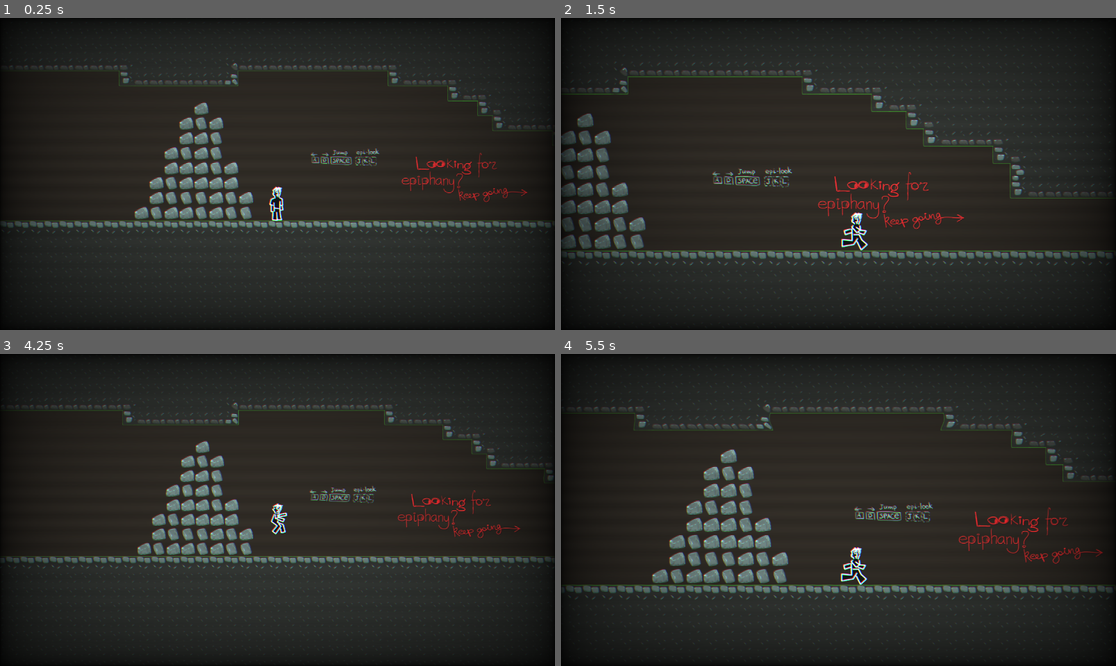
Above: before the commit, frames 1-4 (two rows, left to right).
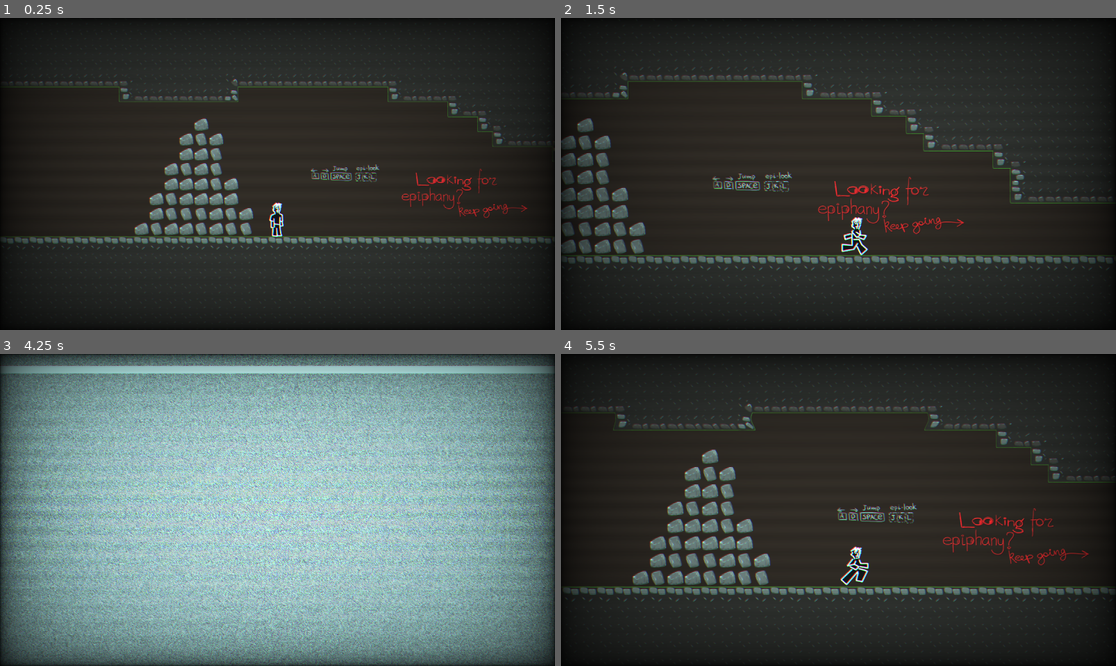
Above: after the commit, the same moments.

Repository: agasyants/GameJam1--skidbladnir-
Game: Godot game, scene res://Levels/main_level/main.tscn
Two runs of this game, one before a commit and one after it. Both use one fixed random seed, a clock stepped at 60 frames per second and the inputs below. Sound files missing from this copy of the repository are replaced by a short silence.
Inputs:
- Up to frame 1 (0.25 s): no input
- Up to frame 2 (1.5 s): hold K (switch_echo) 0.53-1.28 s; hold Right (ui_right) from 0.53 s (still down); tap Space (jump) at 0.77 s; tap J (switch_normal) at 1.35 s
- Up to frame 3 (4.25 s): tap Space (jump) at 1.52, 3.02, 3.77 s; release Right (ui_right) at 2.03 s; hold Left (ui_left) 2.03-2.78 s; hold , (switch_truth) 2.03-2.78 s; hold Right (ui_right) from 2.78 s (still down); tap L (switch_visceral) at 2.85 s; hold K (switch_echo) from 3.53 s (still down); tap R (restart) at 4.15 s
- Up to frame 4 (5.5 s): release Right (ui_right) at 4.28 s; release K (switch_echo) at 4.28 s; hold Left (ui_left) 4.28-5.03 s; tap J (switch_normal) at 4.35 s; tap Space (jump) at 4.52 s; hold Right (ui_right) from 5.03 s (still down); hold , (switch_truth) from 5.03 s (still down)

The runs differ from the first frame. In frame 1, 11% of the frame differs, in the area x 0-100%, y 6-93%; in frame 2, 11%; in frame 3, 100%, in the area x 0-100%, y 0-100%; in frame 4, 9.6%.

Commit message:
Post Jam Update 6

Diff:
--- a/Levels/main_level/main_echo.tscn
+++ b/Levels/main_level/main_echo.tscn
@@ -112,9 +112,9 @@
 checkpoint_id = "e3"
 
 [node name="CameraPlate" parent="." instance=ExtResource("4_2ihqu")]
-position = Vector2(-1069, -1474)
+position = Vector2(-1308.0001, -1480)
 rotation = 3.14159
-scale = Vector2(1.31461, -1.6174)
+scale = Vector2(5.6746087, -1.6174)
 offset = Vector2(0, 0)
 use_limit_top = true
 use_limit_bottom = true
@@ -122,12 +122,12 @@
 limit_bottom = -1400.0
 
 [node name="CameraPlate2" parent="." instance=ExtResource("4_2ihqu")]
-position = Vector2(-1917, -1219)
-scale = Vector2(5.65117, 4.33431)
+position = Vector2(-1871.9999, -1319)
+scale = Vector2(4.7779956, 7.1406603)
 use_limit_top = true
 use_limit_bottom = true
-limit_top = -1450.0
-limit_bottom = -1450.0
+limit_top = -1200.0
+limit_bottom = -1200.0
 
 [node name="eye2" parent="." instance=ExtResource("5_487aq")]
 position = Vector2(-1952, -1051)
--- a/Plates/CameraPlate.gd
+++ b/Plates/CameraPlate.gd
@@ -1,10 +1,5 @@
 extends Area2D
 class_name CameraZone
-
-func _ready():
-	add_to_group("CameraZone")
-	body_entered.connect(_on_body_entered)
-	call_deferred("_check_initial_overlap")
 
 @export var offset := Vector2(0, -140)
 @export var zoom := Vector2(1, 1)
@@ -19,6 +14,13 @@
 @export var limit_top := 0.0
 @export var limit_bottom := 0.0
 @export var limit_transition_duration := 1.2
+
+var active_tweens: Array[Tween] = []
+
+func _ready():
+	add_to_group("CameraZone")
+	body_entered.connect(_on_body_entered)
+	call_deferred("_check_initial_overlap")
 
 func _check_initial_overlap():
 	var overlapping_bodies = get_overlapping_bodies()
@@ -36,65 +38,42 @@
 	if not is_instance_valid(lens):
 		return
 
+	_kill_active_tweens()
+
 	# Offset tween
 	var tween1 = create_tween()
+	active_tweens.append(tween1)
 	tween1.tween_method(lens.set_camera_offset, lens.camera_offset, offset, 1.2).set_ease(Tween.EASE_IN_OUT)
 
 	# Zoom tween
 	var tween2 = create_tween()
+	active_tweens.append(tween2)
 	tween2.tween_method(lens.set_camera_zoom, lens.zoom, zoom, 1.4).set_ease(Tween.EASE_IN_OUT)
 
-	# Получаем текущую позицию камеры
-	var current_cam_pos = lens.cameras[lens.current_lens].global_position
+	# Стартовые значения = текущая позиция камеры (или старый лимит, если он ближе)
+	if use_limit_left:
+		lens.set_limit_left(limit_left, true)
+	else:
+		lens.use_limit_left = false
 
-	var has_any_limit = use_limit_left or use_limit_right or use_limit_top or use_limit_bottom
+	if use_limit_right:
+		lens.set_limit_right(limit_right, true)
+	else:
+		lens.use_limit_right = false
 
-	if has_any_limit:
-		var tween3 = create_tween().set_parallel(true)
+	if use_limit_top:
+		lens.set_limit_top(limit_top, true)
+	else:
+		lens.use_limit_top = false
 
-		# Стартовые значения = текущая позиция камеры (или старый лимит, если он ближе)
-		if use_limit_left:
-			var start_left = max(lens.limit_left, current_cam_pos.x) if lens.use_limit_left else current_cam_pos.x
-			tween3.tween_method(
-				func(val): lens.set_limit_left(val, true),
-				start_left,
-				limit_left,
-				limit_transition_duration
-			).set_ease(Tween.EASE_IN_OUT)
-		else:
-			lens.use_limit_left = false
+	if use_limit_bottom:
+		lens.set_limit_bottom(limit_bottom, true)
+	else:
+		lens.use_limit_bottom = false
 
-		if use_limit_right:
-			var start_right = min(lens.limit_right, current_cam_pos.x) if lens.use_limit_right else current_cam_pos.x
-			tween3.tween_method(
-				func(val): lens.set_limit_right(val, true),
-				start_right,
-				limit_right,
-				limit_transition_duration
-			).set_ease(Tween.EASE_IN_OUT)
-		else:
-			lens.use_limit_right = false
 
-		if use_limit_top:
-			var start_top = max(lens.limit_top, current_cam_pos.y) if lens.use_limit_top else current_cam_pos.y
-			tween3.tween_method(
-				func(val): lens.set_limit_top(val, true),
-				start_top,
-				limit_top,
-				limit_transition_duration
-			).set_ease(Tween.EASE_IN_OUT)
-		else:
-			lens.use_limit_top = false
-
-		if use_limit_bottom:
-			var start_bottom = min(lens.limit_bottom, current_cam_pos.y) if lens.use_limit_bottom else current_cam_pos.y
-			tween3.tween_method(
-				func(val): lens.set_limit_bottom(val, true),
-				start_bottom,
-				limit_bottom,
-				limit_transition_duration
-			).set_ease(Tween.EASE_IN_OUT)
-		else:
-			lens.use_limit_bottom = false
-	else:
-		lens.disable_all_limits()
+func _kill_active_tweens():
+	for tween in active_tweens:
+		if is_instance_valid(tween) and tween.is_running():
+			tween.kill()
+	active_tweens.clear()
--- a/Plates/CameraPlate.tscn
+++ b/Plates/CameraPlate.tscn
@@ -6,6 +6,7 @@
 size = Vector2(100, 100)
 
 [node name="CameraPlate" type="Area2D"]
+process_mode = 1
 script = ExtResource("1_gcdqq")
 
 [node name="CollisionShape2D" type="CollisionShape2D" parent="."]
--- a/Player/Player.gd
+++ b/Player/Player.gd
@@ -55,13 +55,14 @@
 			"dead": "dead" + state
 		}
 
-	var loaded = SaveManager.load_file()
+	var loaded = GameManager.get_checkpoint_data()
 	if loaded:
 		eye_state = int(loaded["eyes"])
 		global_position = Vector2(loaded["position_x"], loaded["position_y"])
+	else:
+		GameManager.set_checkpoint("str", global_position, eye_state, 0)
 
 func _physics_process(delta: float) -> void:
-	# Кешируем is_on_floor() - вызывается много раз
 	cached_on_floor = is_on_floor()
 
 	if inv_timer > 0.0:
@@ -191,7 +192,7 @@
 func death():
 	if inv_timer <= 0:
 		tv.show_channel_switch()
-		var checkpoint = SaveManager.load_file()
+		var checkpoint = GameManager.get_checkpoint_data()
 		if checkpoint.is_empty():
 			active = true
 			get_tree().reload_current_scene()
--- a/Player/Player.tscn
+++ b/Player/Player.tscn
@@ -504,17 +504,21 @@
 }
 
 [node name="Steps" type="AudioStreamPlayer" parent="."]
+process_mode = 1
 stream = ExtResource("3_tok1r")
 bus = &"SFX"
 
 [node name="Jump" type="AudioStreamPlayer" parent="."]
+process_mode = 1
 stream = ExtResource("4_ddoul")
 bus = &"SFX"
 
 [node name="Landing" type="AudioStreamPlayer" parent="."]
+process_mode = 1
 stream = ExtResource("5_8g4oa")
 bus = &"SFX"
 
 [node name="Switch" type="AudioStreamPlayer" parent="."]
+process_mode = 1
 stream = ExtResource("6_6ysni")
 bus = &"SFX"
--- a/Scripts/GameManager.gd
+++ b/Scripts/GameManager.gd
@@ -2,6 +2,9 @@
 extends Node
 
 var current_checkpoint_data = {}
+
+func _ready() -> void:
+	current_checkpoint_data = SaveManager.load_file()
 
 func set_checkpoint(id: String, position: Vector2, eyes: int, lens:int):
 	current_checkpoint_data = {
--- a/Shader/LensManager.gd
+++ b/Shader/LensManager.gd
@@ -35,7 +35,6 @@
 # Кеш для оптимизации
 var cached_viewport_size: Vector2
 var head_offset := Vector2(0, -40)
-var last_rotation := 0.0
 
 func _ready():
 	player = get_tree().get_first_node_in_group("Player")
@@ -68,7 +67,7 @@
 		rect.visible = false
 		texture_rects[key] = rect
 
-	var l = SaveManager.load_file()
+	var l = GameManager.get_checkpoint_data()
 	if l:
 		switch_lens_instant(lens_names[int(l["len"])])
 		print("aaaaaaaa:", l["len"])
@@ -91,6 +90,10 @@
 var limit_right := 100000.0
 var limit_top := -100000.0
 var limit_bottom := 100000.0
+var target_limit_left := -100000.0
+var target_limit_right := 100000.0
+var target_limit_top := -100000.0
+var target_limit_bottom := 100000.0
 var use_limit_left := false
 var use_limit_right := false
 var use_limit_top := false
@@ -109,26 +112,32 @@
 		camera.global_position = pos
 
 func set_limit_left(value: float, enabled: bool = true):
-	limit_left = value
-	use_limit_left = enabled
+	if target_limit_left != value or use_limit_left != enabled:
+		target_limit_left = value
+		limit_left = value - 800
+		use_limit_left = enabled
+		progress = 0.0
 
 func set_limit_right(value: float, enabled: bool = true):
-	limit_right = value
-	use_limit_right = enabled
+	if target_limit_right != value or use_limit_right != enabled:
+		target_limit_right = value
+		limit_right = value + 800
+		use_limit_right = enabled
+		progress = 0.0
 
 func set_limit_top(value: float, enabled: bool = true):
-	limit_top = value
-	use_limit_top = enabled
+	if target_limit_top != value or use_limit_top != enabled:
+		target_limit_top = value
+		limit_top = value - 800
+		use_limit_top = enabled
+		progress = 0.0
 
 func set_limit_bottom(value: float, enabled: bool = true):
-	limit_bottom = value
-	use_limit_bottom = enabled
-
-func disable_all_limits():
-	use_limit_left = false
-	use_limit_right = false
-	use_limit_top = false
-	use_limit_bottom = false
+	if target_limit_bottom != value or use_limit_bottom != enabled:
+		target_limit_bottom = value
+		limit_bottom = value + 800
+		use_limit_bottom = enabled
+		progress = 0.0
 
 func _process(delta):
 	if is_transitioning:
@@ -144,25 +153,40 @@
 	if is_instance_valid(player):
 		_update_camera_position(delta)
 
+# helper easing (smootherstep gives very smooth in-out)
+func ease_in_out(t: float) -> float:
+	# smootherstep: very smooth in/out
+	return t * t * (t * (6.0 * t - 15.0) + 10.0)
+
+var progress := 0.0  # accumulated progress [0..1]
+
 # Оптимизированное обновление позиции камеры
 func _update_camera_position(delta: float):
 	var target_pos = player.global_position + camera_offset
+	var step = 1.0 - exp(-0.1 * delta)
+	progress = lerp(progress, 1.0, step)
+	progress = clamp(progress, 0.0, 1.0)
+
+	# Apply in-out easing to the accumulated progress
+	var lerp_factor := ease_in_out(progress)
 
 	# Применяем лимиты
-	if use_limit_left or use_limit_right:
-		if use_limit_left:
-			target_pos.x = maxf(target_pos.x, limit_left)
-		if use_limit_right:
-			target_pos.x = minf(target_pos.x, limit_right)
-
-	if use_limit_top or use_limit_bottom:
-		if use_limit_top:
-			target_pos.y = maxf(target_pos.y, limit_top)
-		if use_limit_bottom:
-			target_pos.y = minf(target_pos.y, limit_bottom)
+	if use_limit_left:
+		limit_left = lerp(limit_left, target_limit_left, lerp_factor)
+		target_pos.x = maxf(target_pos.x, limit_left)
+	if use_limit_right:
+		limit_right = lerp(limit_right, target_limit_right, lerp_factor)
+		target_pos.x = minf(target_pos.x, limit_right)
+	if use_limit_top:
+		limit_top = lerp(limit_top, target_limit_top, lerp_factor)
+		target_pos.y = maxf(target_pos.y, limit_top)
+	if use_limit_bottom:
+		limit_bottom = lerp(limit_bottom, target_limit_bottom, lerp_factor)
+		target_pos.y = minf(target_pos.y, limit_bottom)
+
+	lerp_factor = 1.0 - exp(-10.0 * delta)
 
 	# Порог для остановки интерполяции
-	var lerp_factor = 1.0 - exp(-10.0 * delta)
 	for camera in cameras:
 		var distance_sq = camera.global_position.distance_squared_to(target_pos)
 		if distance_sq > 0.01:
@@ -222,12 +246,19 @@
 
 	MusicManager.play_world_music(_name)
 
+# ИСПРАВЛЕНИЕ #4: Оптимизированная проверка областей только в текущем viewport
 func _recheck_areas():
-	# Заставляем все Area2D в текущем viewport пересчитать перекрытия
 	var current_viewport = viewports[lens_names[current_lens]]
-	for area in current_viewport.get_tree().get_nodes_in_group("CameraZone"):
-		if area.has_method("_check_initial_overlap"):
-			area._check_initial_overlap()
+	# Рекурсивно ищем CameraZone только в текущем viewport
+	_recheck_areas_recursive(current_viewport)
+
+func _recheck_areas_recursive(node: Node):
+	if node is CameraZone:
+		if node.has_method("_check_initial_overlap"):
+			node._check_initial_overlap()
+
+	for child in node.get_children():
+		_recheck_areas_recursive(child)
 
 func get_head() -> Vector2:
 	if not is_instance_valid(player):
@@ -269,7 +300,7 @@
 	# Кешируем текстуры
 	var from_texture = from_viewport.get_texture()
 	var to_texture = to_viewport.get_texture()
-	last_rotation = randf() * TAU  # TAU = 2*PI
+	var last_rotation = randf() * TAU  # TAU = 2*PI
 
 	transition_material.set_shader_parameter("texture_from", from_texture)
 	transition_material.set_shader_parameter("texture_to", to_texture)
@@ -310,7 +341,16 @@
 	player.set_collision_mask_value(lens_index + 1, true)
 
 func move_player_to_viewport(lens_name: String):
-	var p = player.get_parent()
-	if p != null:
-		p.remove_child.call_deferred(player)
-	viewports[lens_name].add_child.call_deferred(player)
+	call_deferred("_move_player_deferred", lens_name)
+
+func _move_player_deferred(lens_name: String):
+	if not is_instance_valid(player):
+		return
+
+	var old_parent = player.get_parent()
+	if old_parent != null:
+		old_parent.remove_child(player)
+
+	var target_viewport = viewports.get(lens_name)
+	if target_viewport != null:
+		target_viewport.add_child(player)
--- a/Story/Altar.gd
+++ b/Story/Altar.gd
@@ -1,7 +1,7 @@
 extends Area2D
 
 func _ready():
-	var save = SaveManager.load_file()
+	var save = GameManager.get_checkpoint_data()
 	if save and save["eyes"] > from:
 		reveal()
 	else:
--- a/Story/Altar.tscn
+++ b/Story/Altar.tscn
@@ -49,14 +49,17 @@
 script = ExtResource("1_gir4o")
 
 [node name="Alt1" type="AudioStreamPlayer" parent="."]
+process_mode = 1
 stream = ExtResource("2_8lbbk")
 bus = &"SFX"
 
 [node name="Alt2" type="AudioStreamPlayer" parent="."]
+process_mode = 1
 stream = ExtResource("3_sxn5p")
 bus = &"SFX"
 
 [node name="Alt3" type="AudioStreamPlayer" parent="."]
+process_mode = 1
 stream = ExtResource("4_8a4ef")
 bus = &"SFX"
 
